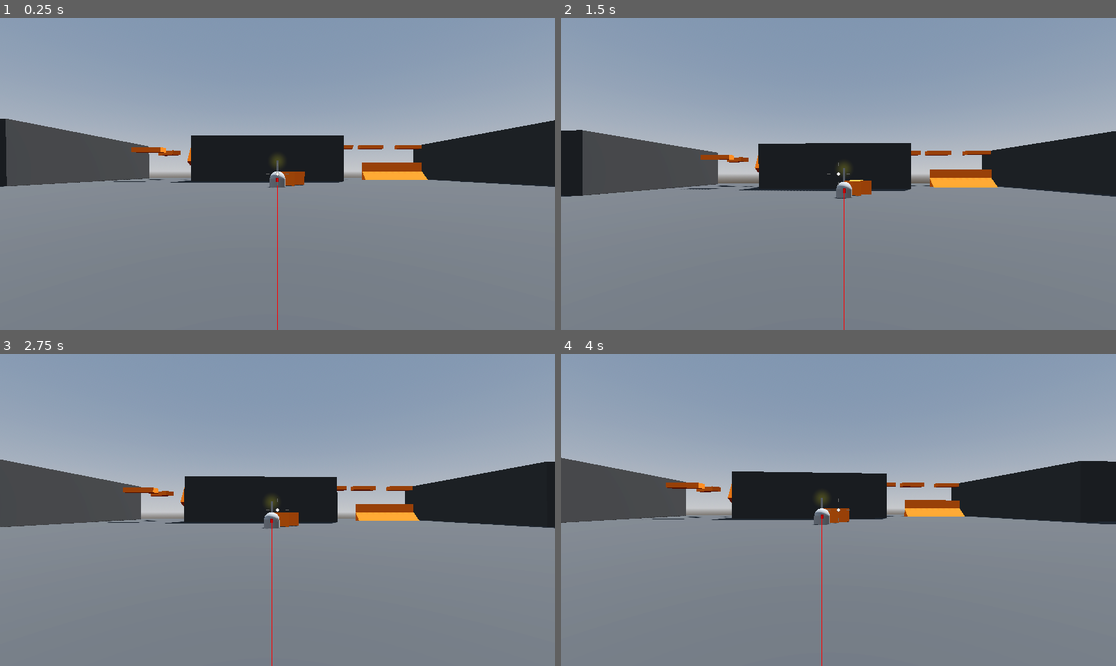
Above: before the commit, frames 1-4 (two rows, left to right).
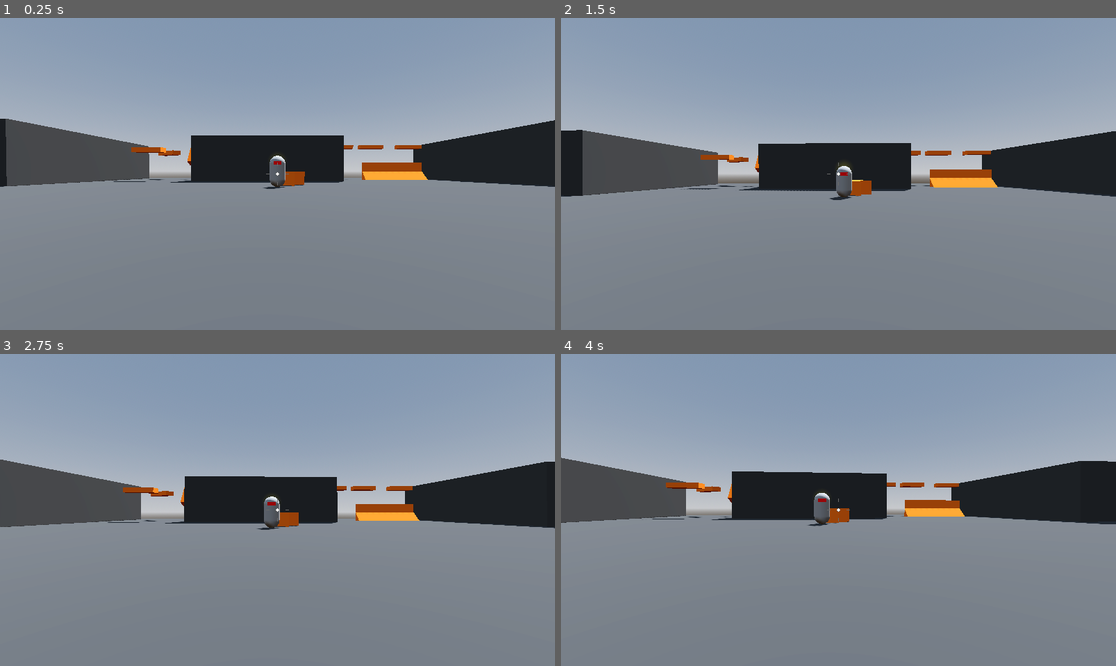
Above: after the commit, the same moments.

Repository: AlexanderMendivil/robo-rampage
Game: Godot game, scene res://levels/SandBox.tscn
The game is run twice, just before and just after one commit, with the same random seed, the same clock (stepped at 60 frames per second) and the same inputs.
Inputs (mouse positions are in pixels of both pictures, inside the frame that each line leads up to):
- Up to frame 1 (0.25 s): no input
- Up to frame 2 (1.5 s): tap Enter (ui_accept) at 0.5, 0.6, 1.35 s; move the mouse to (866, 174) at 0.52 s; hold Up (ui_up) from 0.53 s (still down); tap Space (jump) at 0.77 s; move the mouse to (810, 174) at 1.27 s
- Up to frame 3 (2.75 s): keep holding Up (ui_up); tap Space (jump) at 1.52 s; move the mouse to (288, 503) at 2.02 s; tap Enter (ui_accept) at 2.1 s
- Up to frame 4 (4 s): keep holding Up (ui_up); move the mouse to (832, 516) at 2.77 s; tap Enter (ui_accept) at 2.85, 3.6 s; tap Space (jump) at 3.02, 3.77 s; move the mouse to (877, 513) at 3.52 s

The runs differ from the first frame. In frame 1, 0.3% of the frame differs, in the area x 47-52%, y 44-100%; in frame 2, 0.3%; in frame 3, 0.3%; in frame 4, 0.3%, in the area x 44-49%, y 44-100%.

Commit message:
enemy movenment

Diff:
--- a/enemy/enemy.gd
+++ b/enemy/enemy.gd
@@ -8,31 +8,36 @@
 @onready var navigation_agent_3d: NavigationAgent3D = $NavigationAgent3D
 
 var player: CharacterBody3D
+var provoked := false
+var aggro_range := 12
 
 func _ready() -> void:
 	player = get_tree().get_first_node_in_group("PLAYER")
 
+func _process(_delta: float) -> void:
+	if provoked:
+		navigation_agent_3d.target_position = player.global_position
 func _physics_process(delta):
-
-	navigation_agent_3d.target_position = player.global_position
-	navigation_agent_3d.get_next_path_position()
-	# Add the gravity.
+	var next_position := navigation_agent_3d.get_next_path_position()
 	if not is_on_floor():
 		velocity.y -= gravity * delta
 
-	# Handle Jump.
-	if Input.is_action_just_pressed("ui_accept") and is_on_floor():
-		velocity.y = JUMP_VELOCITY
+	var direction: Vector3 = global_position.direction_to(next_position)
+	var distance: float  = global_position.distance_to(player.global_position)
 
-	# Get the input direction and handle the movement/deceleration.
-	# As good practice, you should replace UI actions with custom gameplay actions.
-	var input_dir = Input.get_vector("ui_left", "ui_right", "ui_up", "ui_down")
-	var direction = (transform.basis * Vector3(input_dir.x, 0, input_dir.y)).normalized()
+	if distance <= aggro_range:
+		provoked = true
 	if direction:
+		print("here")
+		print(position)
 		velocity.x = direction.x * SPEED
 		velocity.z = direction.z * SPEED
 	else:
 		velocity.x = move_toward(velocity.x, 0, SPEED)
 		velocity.z = move_toward(velocity.z, 0, SPEED)
 
-	# move_and_slide()
+	move_and_slide()
+
+
+func look_at_target(director: Vector3) -> void:
+	pass
--- a/enemy/enemy.tscn
+++ b/enemy/enemy.tscn
@@ -1,10 +1,16 @@
-[gd_scene load_steps=4 format=3 uid="uid://dxdtfu5wlnhmj"]
+[gd_scene load_steps=6 format=3 uid="uid://dxdtfu5wlnhmj"]
 
 [ext_resource type="Script" path="res://enemy/enemy.gd" id="1_v2u0b"]
 
 [sub_resource type="CapsuleMesh" id="CapsuleMesh_1i5vj"]
 
 [sub_resource type="CapsuleShape3D" id="CapsuleShape3D_2mvjj"]
+
+[sub_resource type="StandardMaterial3D" id="StandardMaterial3D_87hmh"]
+albedo_color = Color(1, 0, 0, 1)
+
+[sub_resource type="BoxMesh" id="BoxMesh_k0yxv"]
+size = Vector3(0.5, 0.2, 0.5)
 
 [node name="Enemy" type="CharacterBody3D"]
 script = ExtResource("1_v2u0b")
@@ -17,3 +23,8 @@
 
 [node name="NavigationAgent3D" type="NavigationAgent3D" parent="."]
 debug_enabled = true
+
+[node name="Visor" type="MeshInstance3D" parent="."]
+transform = Transform3D(1, 0, 0, 0, 1, 0, 0, 0, 1, 0, 0.5, 0.5)
+material_override = SubResource("StandardMaterial3D_87hmh")
+mesh = SubResource("BoxMesh_k0yxv")
--- a/levels/SandBox.tscn
+++ b/levels/SandBox.tscn
@@ -247,4 +247,4 @@
 material = ExtResource("1_hficc")
 
 [node name="Enemy" parent="." instance=ExtResource("5_31m12")]
-transform = Transform3D(1, 0, 0, 0, 1, 0, 0, 0, 1, 0, 0, -13)
+transform = Transform3D(1, 0, 0, 0, 1, 0, 0, 0, 1, 0, 1, -13)
